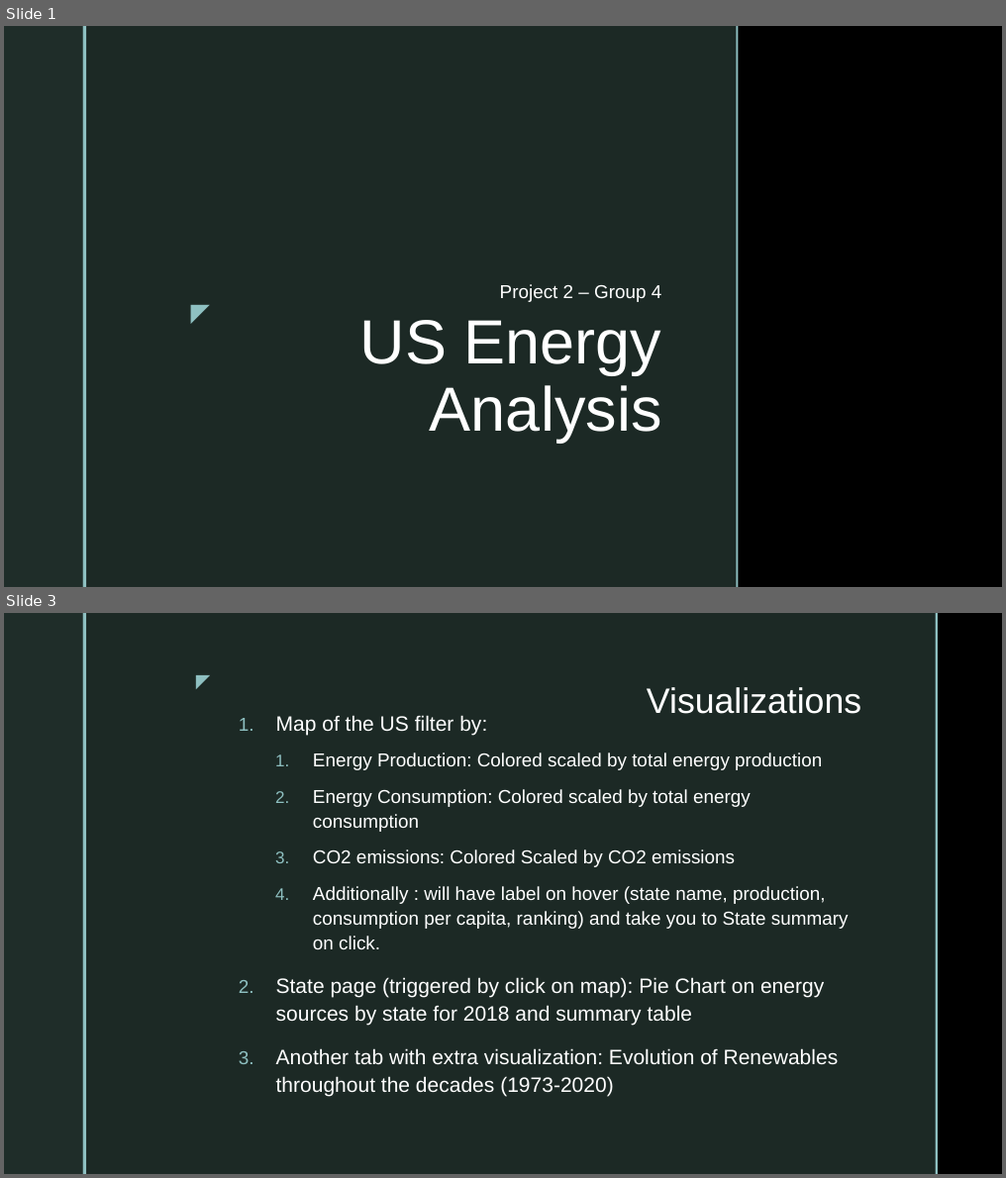
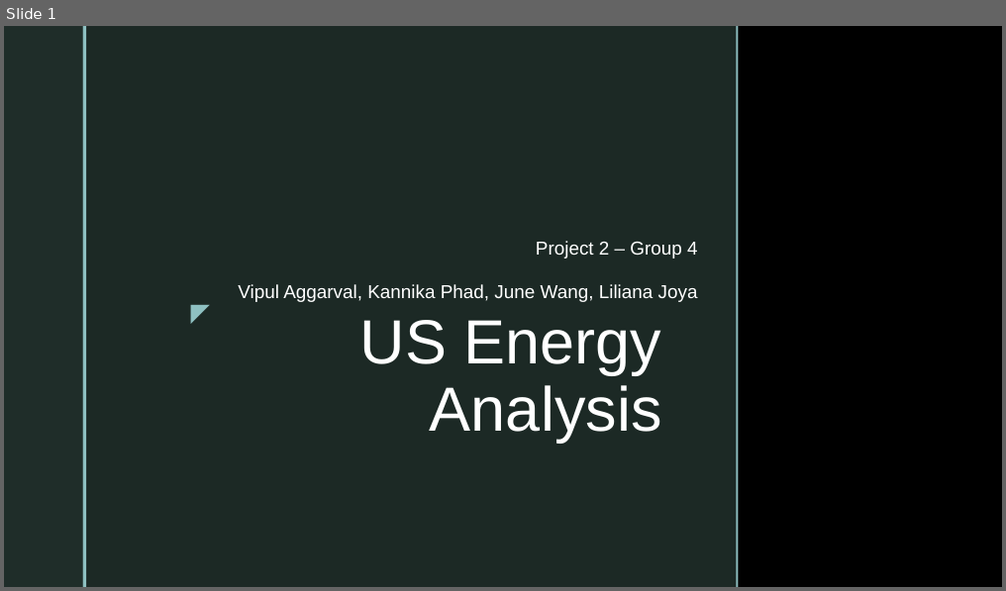
Before and after one commit to Kphad20/Project2-Group_4, a slide deck: Energy Analysis of the United States for 2018.pptx. Shown one above the other, each under a label of ours: slides 1 and 3 before the commit, slide 1 after it; the slides between them are not shown. The pictures are 1006x1178 and 1006x591 pixels, drawn with LibreOffice and Linux fonts; fonts in the diff are those of the drawing; background and template pictures are left out. Boxes give left, top, right and bottom in pixels: in the first picture for what was removed or moved away, otherwise in the second. Text is boxed around its words. In the diff, an @@ line names an element or a change of style, - is before the commit and + after.

```diff
--- a/Energy Analysis of the United States for 2018.pptx
+++ b/Energy Analysis of the United States for 2018.pptx
@@ slide 3 removed at [4, 613, 1002, 1174], background picture (left out); not listed: 2 template elements that a slide beside it also shows @@
@@ rectangle removed at [86, 613, 936, 1174] @@
@@ rectangle removed at [936, 613, 938, 1174] @@
@@ text removed at [183, 665, 218, 695] @@
-◤
@@ title removed at [647, 687, 861, 714] @@
-Visualizations
@@ text removed at [276, 715, 848, 1096] @@
-1. Map of the US filter by:
-  1. Energy Production: Colored scaled by total energy production
-  2. Energy Consumption: Colored scaled by total energy consumption
-  3. CO2 emissions: Colored Scaled by CO2 emissions
-  4. Additionally : will have label on hover (state name, production, consumption per capita, ranking) and take you to State summary on click.
-2. State page (triggered by click on map): Pie Chart on energy sources by state for 2018 and summary table
-3. Another tab with extra visualization: Evolution of Renewables throughout the decades (1973-2020)
@@ slide 1 changed as well @@
@@ subtitle "Project 2 – Group 4": place and size @@
-subtitle "Project 2 – Group 4" at [500, 284, 662, 302]
+subtitle "Project 2 – Group 4" at [238, 241, 698, 302]
@@ subtitle at [238, 284, 698, 302]: paragraph added @@
+Vipul Aggarval, Kannika Phad, June Wang, Liliana Joya
```
Also in this commit, not shown: 2 other slides changed, 5 slides added.
